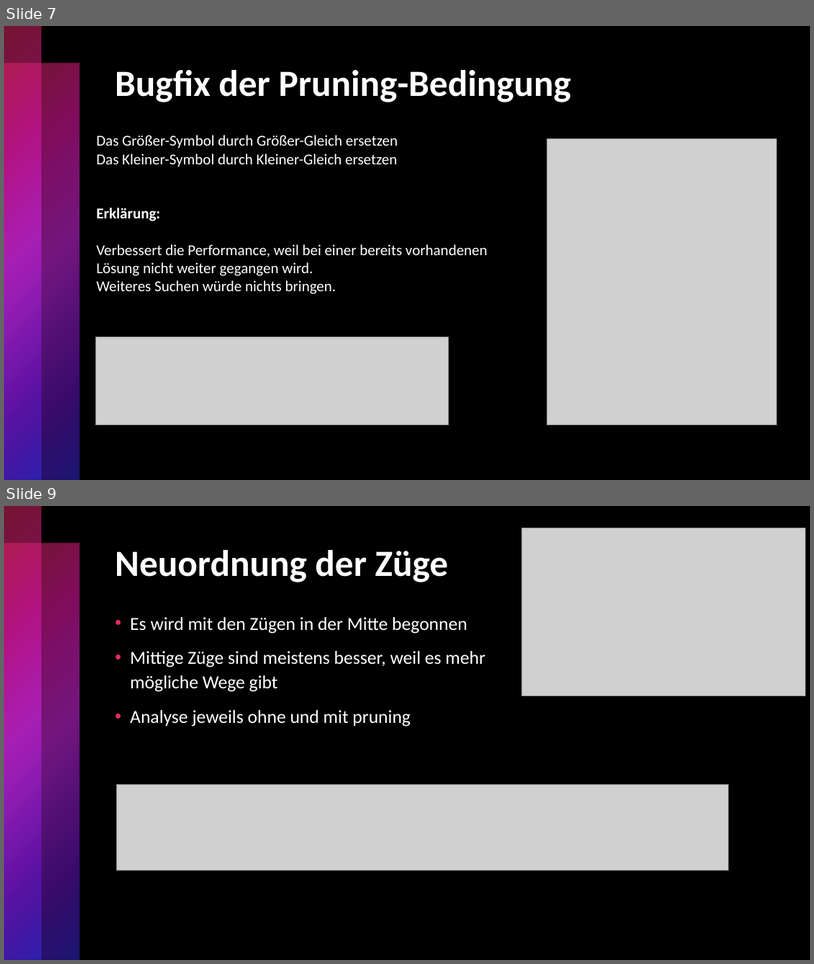
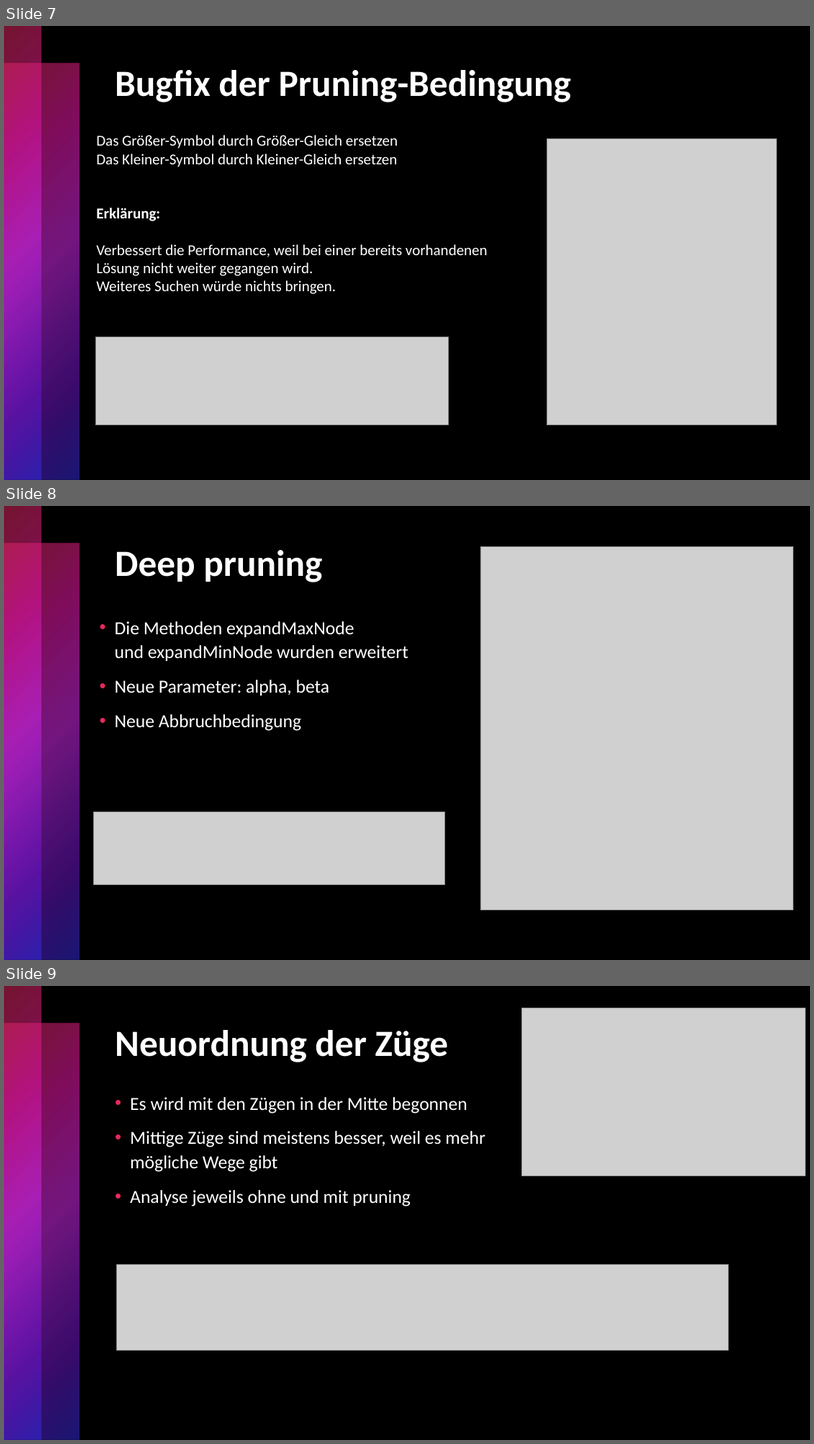
Before and after one commit to f-Hirschmann/ConnectFour-AI, a slide deck: doc/Präsentation.pptx. Shown one above the other, each under a label of ours: slides 7 and 9 before the commit, slides 7, 8 and 9 after it; the slides between them are not shown. The pictures are 814x964 and 814x1444 pixels, drawn with LibreOffice and Linux fonts; fonts in the diff are those of the drawing; grey boxes stand for pictures. Boxes give left, top, right and bottom in pixels: in the first picture for what was removed or moved away, otherwise in the second. Text is boxed around its words. In the diff, an @@ line names an element or a change of style, - is before the commit and + after.

```diff
--- a/doc/Präsentation.pptx
+++ b/doc/Präsentation.pptx
@@ slide 8 added at bbox=[4, 506, 810, 960], background #000000; not listed: 2 template elements that a slide beside it also shows @@
@@ picture added at bbox=[481, 546, 794, 910] @@
@@ title added at bbox=[115, 550, 322, 582], 44 pt, text #FFFFFF, bold @@
+Deep pruning
@@ text added at bbox=[115, 621, 409, 731], 22 pt, text #FFFFFF @@
+• Die Methoden expandMaxNode
+  und expandMinNode wurden erweitert
+• Neue Parameter: alpha, beta
+• Neue Abbruchbedingung
@@ picture added at bbox=[93, 811, 445, 884] @@
```
Also in this commit, not shown: 1 slide removed, 1 other file.
